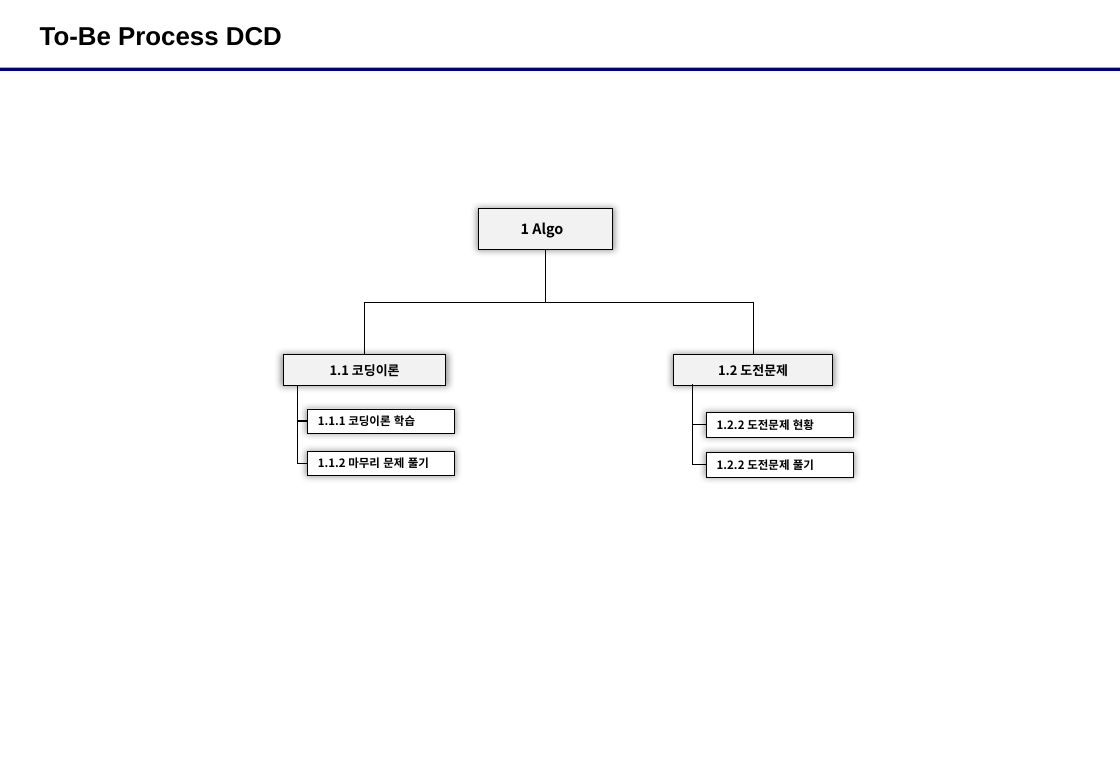
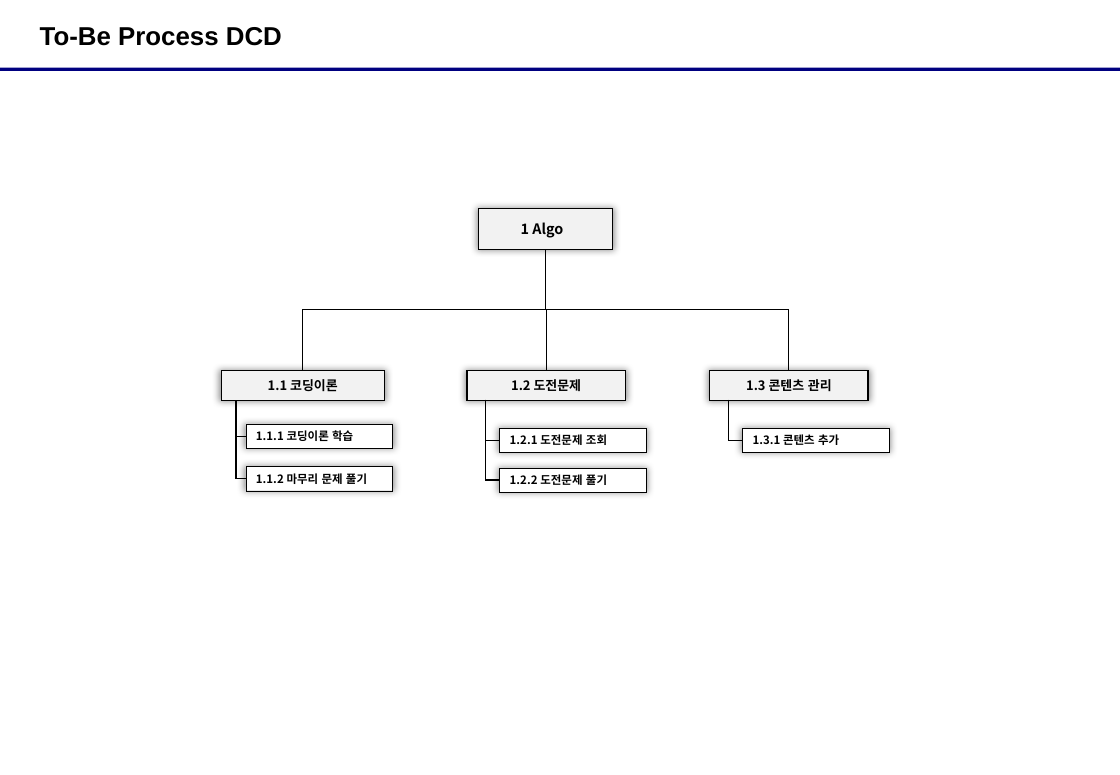
Before and after one commit to Uginim/JavaSWEngineeringCourse, a slide deck: slide 1 of documents/팀프로젝트/팀구성_개발일정_DB설계/기능분할도_200219_1221.pptx. Drawn at 1120x775 pixels with LibreOffice and Linux fonts; fonts in the diff are those of the drawing. Boxes give left, top, right and bottom in pixels: in the first picture for what was removed or moved away, otherwise in the second. Text is boxed around its words. In the diff, an @@ line names an element or a change of style, - is before the commit and + after.

Commit message:
doc: 2020-02-20 공부한 내용 추가

```diff
--- a/documents/팀프로젝트/팀구성_개발일정_DB설계/기능분할도_200219_1221.pptx
+++ b/documents/팀프로젝트/팀구성_개발일정_DB설계/기능분할도_200219_1221.pptx
@@ elbow line moved from (546, 249) - (365, 356) to (546, 249) - (303, 370) @@
@@ elbow line moved from (546, 249) - (753, 356) to (546, 249) - (546, 370) @@
@@ elbow line added from (546, 249) to (789, 370), #000000 0.75 pt @@
@@ rectangle added at (710, 370, 869, 401), fill #F2F2F2, outline #000000 0.75 pt, 9 pt, text #000000, bold @@
+1.3 콘텐츠 관리
@@ 3 rectangles, 2 elbow lines: place and size @@
-3 rectangles, 2 elbow lines at (283, 356, 455, 477)
+3 rectangles, 2 elbow lines at (221, 370, 393, 491)
@@ elbow line moved from (693, 385) - (706, 465) to (485, 400) - (500, 481) @@
@@ elbow line moved from (693, 385) - (706, 425) to (485, 400) - (500, 441) @@
@@ elbow line added from (728, 400) to (743, 441), #000000 0.75 pt @@
@@ 3 rectangles: place and size @@
-3 rectangles at (674, 356, 853, 478)
+3 rectangles at (467, 370, 646, 493)
@@ text in rectangle at (510, 434, 607, 445): text changed @@
-1.2.2 도전문제 현황
+1.2.1 도전문제 조회
@@ rectangle added at (743, 428, 889, 453), fill #FFFFFF, outline #000000 0.25 pt, 8 pt, text #000000, bold @@
+1.3.1 콘텐츠 추가
```
Also in this commit, not shown: 17 other files.
